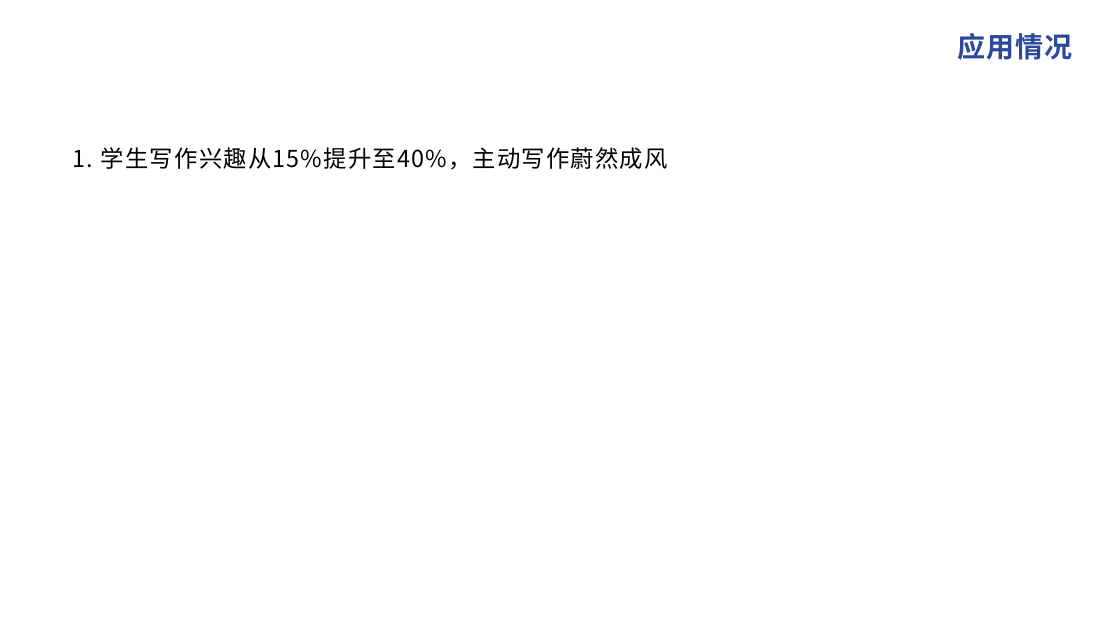
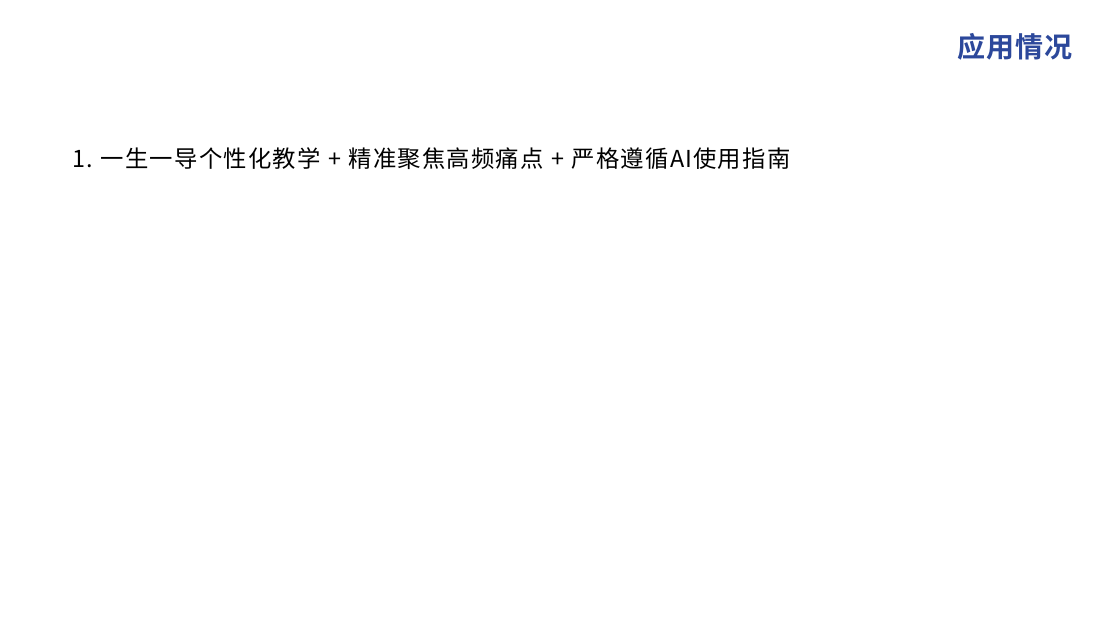
Before and after one commit to 707978439-cpu/animal-writing-assistant, a slide deck: slide 8 of 演示视频PPT.pptx. Drawn at 1120x630 pixels with LibreOffice and Linux fonts; fonts in the diff are those of the drawing; background and template pictures are left out. Boxes give left, top, right and bottom in pixels: in the first picture for what was removed or moved away, otherwise in the second. Text is boxed around its words. In the diff, an @@ line names an element or a change of style, - is before the commit and + after.

```diff
--- a/演示视频PPT.pptx
+++ b/演示视频PPT.pptx
@@ text at [73, 147, 790, 169]: text changed @@
-1. 学生写作兴趣从15%提升至40%，主动写作蔚然成风
+1. 一生一导个性化教学 + 精准聚焦高频痛点 + 严格遵循AI使用指南
```
Also in this commit, not shown: 5 other slides changed.
